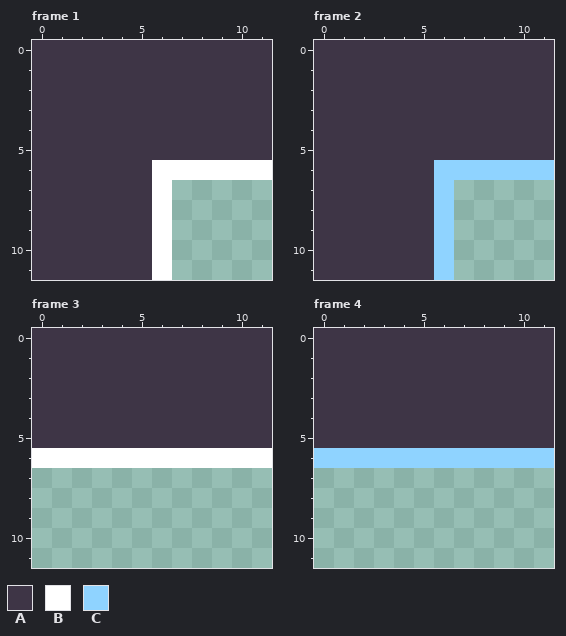
Pixel-art file -- games/Phaser-Snake-Game/public/assets/sprites/wrapBlockAnim.aseprite. Above, as it was before the edit.
12x12 pixels, 16 frames. Shown: frame 1, frame 2, frame 3, frame 4. The commit also changed other frames, which this record leaves out.
Palette (. is transparent): A #3e3546  B #ffffff  C #8fd3ff
Pixels before, frame 1, first column x 0:
 0 AAAAAAAAAAAA
 1 AAAAAAAAAAAA
 2 AAAAAAAAAAAA
 3 AAAAAAAAAAAA
 4 AAAAAAAAAAAA
 5 AAAAAAAAAAAA
 6 AAAAAABBBBBB
 7 AAAAAAB.....
 8 AAAAAAB.....
 9 AAAAAAB.....
10 AAAAAAB.....
11 AAAAAAB.....
Pixels before, frame 2, first column x 0:
 0 AAAAAAAAAAAA
 1 AAAAAAAAAAAA
 2 AAAAAAAAAAAA
 3 AAAAAAAAAAAA
 4 AAAAAAAAAAAA
 5 AAAAAAAAAAAA
 6 AAAAAACCCCCC
 7 AAAAAAC.....
 8 AAAAAAC.....
 9 AAAAAAC.....
10 AAAAAAC.....
11 AAAAAAC.....
Pixels before, frame 3, first column x 0:
0 AAAAAAAAAAAA
1 AAAAAAAAAAAA
2 AAAAAAAAAAAA
3 AAAAAAAAAAAA
4 AAAAAAAAAAAA
5 AAAAAAAAAAAA
6 BBBBBBBBBBBB
Pixels before, frame 4, first column x 0:
0 AAAAAAAAAAAA
1 AAAAAAAAAAAA
2 AAAAAAAAAAAA
3 AAAAAAAAAAAA
4 AAAAAAAAAAAA
5 AAAAAAAAAAAA
6 CCCCCCCCCCCC
And afterwards:
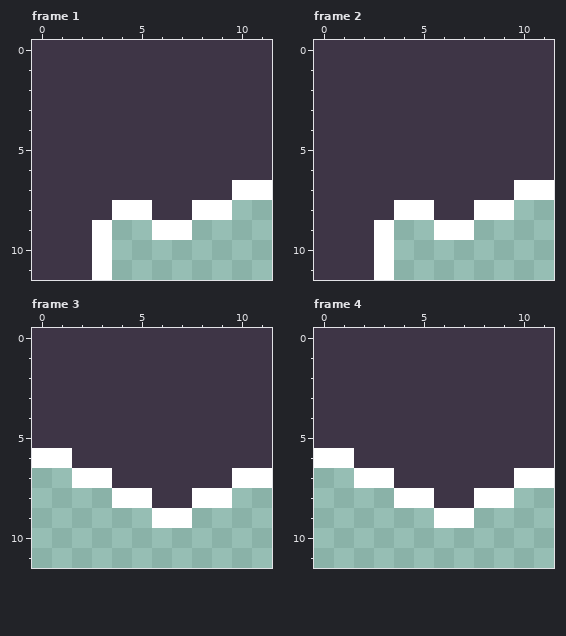
Changes in this commit:
Frame 1:
The edit adds colour A in row 7 at x 7 to 9; in row 8 at x 7.
Colour B gives way to colour A in row 6 at x 6 to 11; in rows 7 to 8 at x 6.
The edit adds colour B in row 7 at x 10 to 11; in row 8 at x 8 to 9; in row 9 at x 7.
Colour A gives way to colour B in row 8 at x 4 to 5; in rows 9 to 11 at x 3.
The edit erases colour A in rows 9 to 11 at x 4 to 5.
The edit erases colour B in rows 10 to 11 at x 6.
Frame 2:
The edit adds colour A in row 7 at x 7 to 9; in row 8 at x 7.
Colour C gives way to colour A in row 6 at x 6 to 11; in rows 7 to 8 at x 6.
The edit adds colour B in row 7 at x 10 to 11; in row 8 at x 8 to 9; in row 9 at x 7.
Colour A gives way to colour B in row 8 at x 4 to 5; in rows 9 to 11 at x 3.
Colour C gives way to colour B in row 9 at x 6.
The edit erases colour A in rows 9 to 11 at x 4 to 5.
The edit erases colour C in rows 10 to 11 at x 6.
Frame 3:
The edit adds colour A in row 7 at x 4 to 9; in row 8 at x 6 to 7.
Colour B gives way to colour A in row 6 at x 2 to 11.
The edit adds colour B in row 7 at x 2 to 3 and 10 to 11; in row 8 at x 4 to 5 and 8 to 9; in row 9 at x 6 to 7.
Frame 4:
The edit adds colour A in row 7 at x 4 to 9; in row 8 at x 6 to 7.
Colour C gives way to colour A in row 6 at x 2 to 11.
The edit adds colour B in row 7 at x 2 to 3 and 10 to 11; in row 8 at x 4 to 5 and 8 to 9; in row 9 at x 6 to 7.
Colour C gives way to colour B in row 6 at x 0 to 1.
Pixel boxes of the changes (left, top, right, bottom) in both pictures:
changed: (92, 160, 272, 280)
changed: (374, 160, 554, 280)
changed: (72, 448, 272, 528)
changed: (314, 448, 554, 528)
